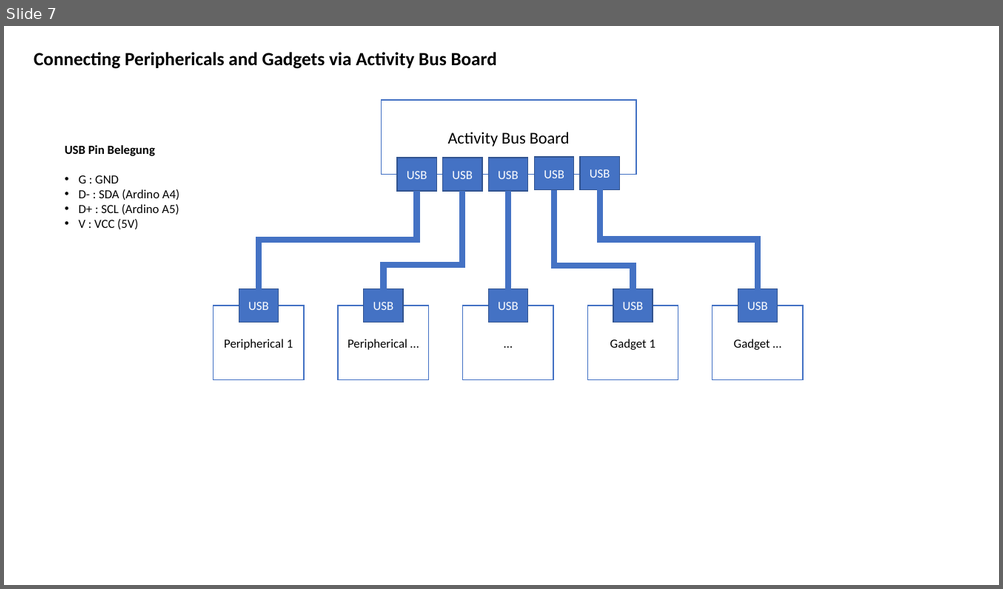
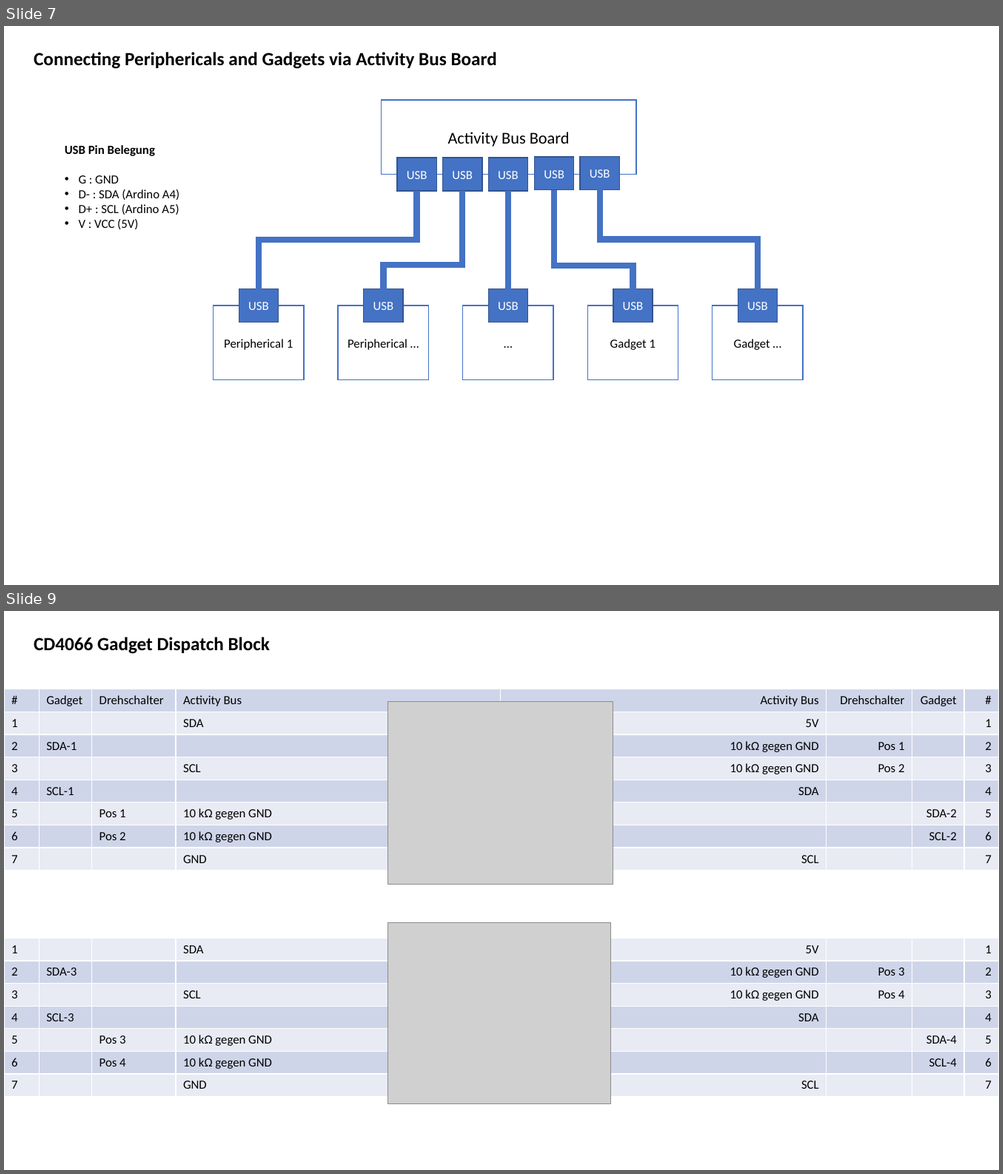
Before and after one commit to jeskes/activityboard, a slide deck: Activityboard.pptx. Shown one above the other, each under a label of ours: slide 7 before the commit, slides 7 and 9 after it; the slides between them are not shown. The pictures are 1003x589 and 1003x1174 pixels, drawn with LibreOffice and Linux fonts; fonts in the diff are those of the drawing; grey boxes stand for pictures. Boxes give left, top, right and bottom in pixels: in the first picture for what was removed or moved away, otherwise in the second. Text is boxed around its words. In the diff, an @@ line names an element or a change of style, - is before the commit and + after.

```diff
--- a/Activityboard.pptx
+++ b/Activityboard.pptx
@@ slide 9 added at [4, 611, 999, 1170], background #FFFFFF @@
@@ title added at [34, 637, 270, 654], 18 pt, text #000000, bold @@
+CD4066 Gadget Dispatch Block
@@ table added at [4, 689, 999, 1092], 18 rows, 8 columns @@
+# | Gadget | Drehschalter | Activity Bus | Activity Bus | Drehschalter | Gadget | #
+1 |  |  | SDA | 5V |  |  | 1
+2 | SDA-1 |  |  | 10 kΩ gegen GND | Pos 1 |  | 2
+3 |  |  | SCL | 10 kΩ gegen GND | Pos 2 |  | 3
+4 | SCL-1 |  |  | SDA |  |  | 4
+5 |  | Pos 1 | 10 kΩ gegen GND |  |  | SDA-2 | 5
+6 |  | Pos 2 | 10 kΩ gegen GND |  |  | SCL-2 | 6
+7 |  |  | GND | SCL |  |  | 7
+ |  |  |  |  |  |  | 
+ |  |  |  |  |  |  | 
+ |  |  |  |  |  |  | 
+1 |  |  | SDA | 5V |  |  | 1
+2 | SDA-3 |  |  | 10 kΩ gegen GND | Pos 3 |  | 2
+3 |  |  | SCL | 10 kΩ gegen GND | Pos 4 |  | 3
+4 | SCL-3 |  |  | SDA |  |  | 4
+5 |  | Pos 3 | 10 kΩ gegen GND |  |  | SDA-4 | 5
+6 |  | Pos 4 | 10 kΩ gegen GND |  |  | SCL-4 | 6
+7 |  |  | GND | SCL |  |  | 7
@@ picture added at [388, 701, 613, 884] @@
@@ picture added at [388, 923, 611, 1104] @@
```
Also in this commit, not shown: 2 slides changed, 1 other slide added.
